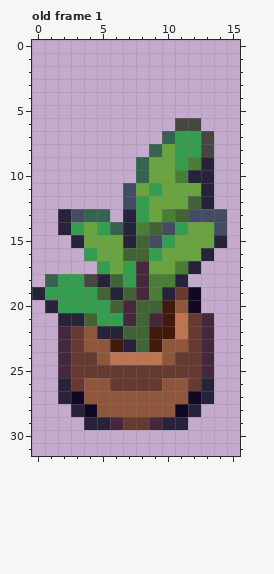
Two versions of one pixel-art file, Sources/plants.ase. This is how it looked before the edit.
16x32 pixels, 1 frame. Shown: old frame 1. The commit also changed other frames, which this record leaves out.
After the commit:
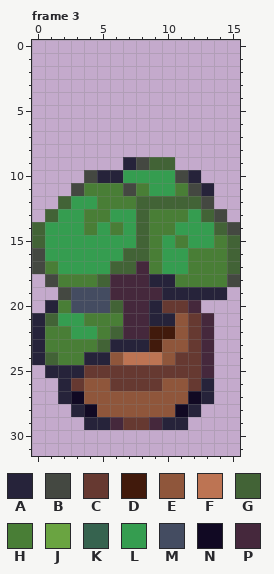
Palette (. is transparent): A #26233a  B #444841  C #663931  D #411a0c  E #8f563b  F #bd7453  G #426336  H #497e36  J #6aa441  K #36634f  L #359d50  M #444c61  N #110923  P #45283c
A new or re-ordered frame is compared with the old frame closest to it.
The commit says: ✨ Add a second plant item
Difference:
frames 1 -> 3
--- frame 3 is new; against old frame 1
@@ x 0..15 @@
  5 ................
- 6 ...........BB...
- 7 ..........KLLB..
- 8 .........KJLLB..
- 9 ........KJJLHA..
-10 ........KJJHAA..
-11 .......MJLJJJA..
-12 .......MLJJJGA..
-13 ..AMKK.ALJHGMMM.
-14 ..ALJLKAHGMLJJM.
-15 ...AJJJAGMLJJJA.
-16 ....LJJGGLJJJA..
-17 .....LJLPJJHA...
-18 .KLLBAGLPHHA....
-19 ALLLLGAGPHACN...
-20 .ALLLLGPGGDEN...
-21 ..AAGLLPGPDFCP..
-22 ..PCEAAGGDDFCP..
-23 ..PCEEDAGDEECP..
-24 ..PCCEFFFFECCP..
-25 ..PCCCCCCCCCCP..
+ 6 ................
+ 7 ................
+ 8 ................
+ 9 .......ABGG.....
+10 ....BAALLLLBA...
+11 ...BHHHBHLLHBA..
+12 ..GLLHHHGGGGGB..
+13 .GLLHHLLGHHHLGB.
+14 GLLLHLHLGHHLLLGB
+15 GLLLLLLLGHLHLLHG
+16 BLLLLLLGGHLLHHHG
+17 BHLLLLGGPHLLHHHG
+18 .BHHHGPPPAAHHHHB
+19 ..BMMMPPPPAAAAA.
+20 .AHMMMGPPACCP...
+21 AGLLHHHPPAAECP..
+22 AHHLLHGPPDDECP..
+23 AHHHHGAAADEECP..
+24 AGHHAAEFFFECCP..
+25 .AAACCCCCCCCCP..
 26 ..ACEECCCCEECA..
